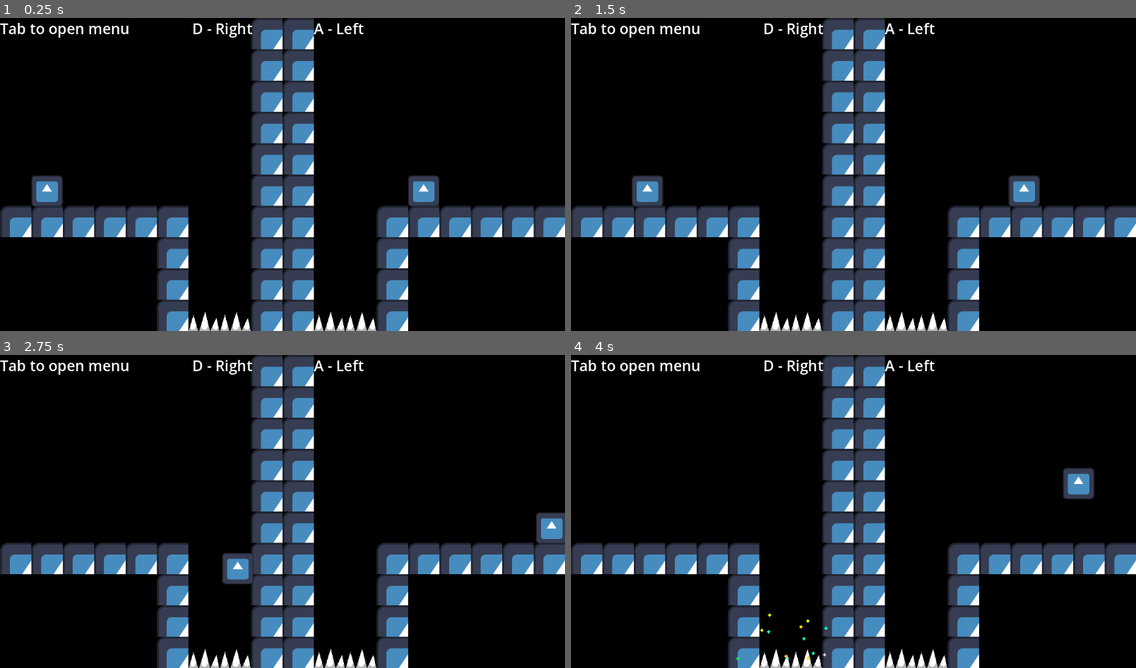
Above: before the commit, frames 1-4 (two rows, left to right).
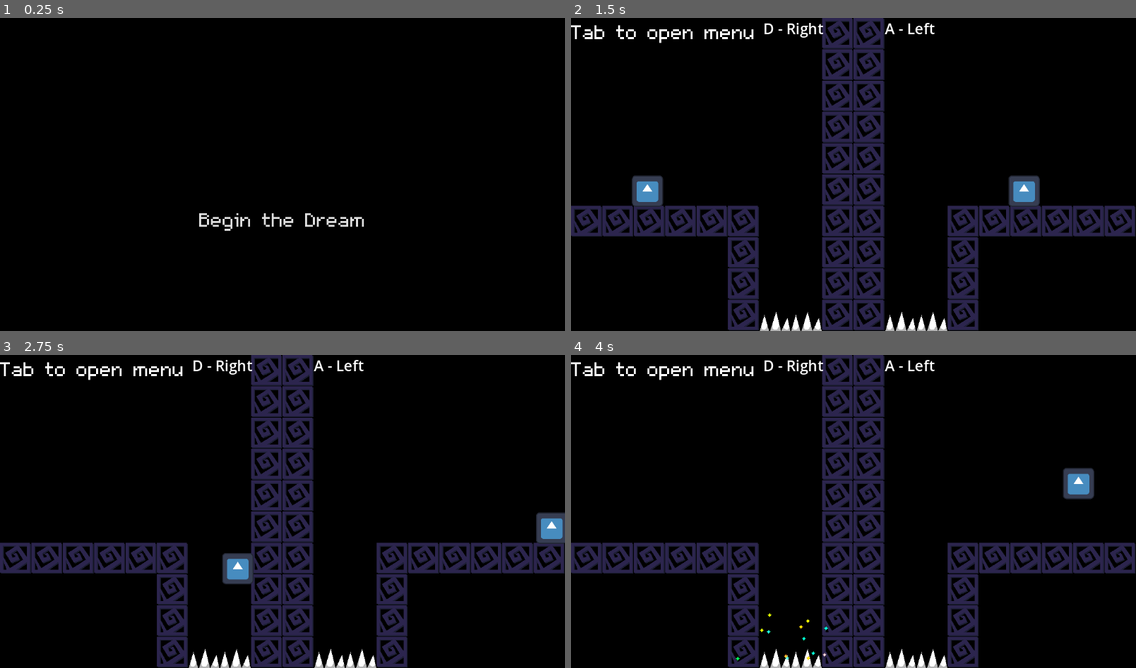
Above: after the commit, the same moments.

Repository: piksalchaos/Dreaming-Divergence
Game: Godot game, scene res://scenes/start_menu.tscn
Two runs of this game, one before a commit and one after it. Both use one fixed random seed, a clock stepped at 60 frames per second and the inputs below. Before the commit the project starts from res://scenes/levels/level_1.tscn. The engine's default icon, where the game draws it, is replaced by a stand-in: a white triangle on a blue panel in a dark square.
Inputs (mouse positions are in pixels of both pictures, inside the frame that each line leads up to):
- Up to frame 1 (0.25 s): no input
- Up to frame 2 (1.5 s): click (853, 218) at 0.5 s, where only the run after the commit has a clickable "Begin the Dream"; tap Enter at 1.25 s; hold D (move_right) from 1.28 s (still down)
- Up to frame 3 (2.75 s): keep holding D (move_right); tap Space (move_jump) at 1.52, 2.27 s
- Up to frame 4 (4 s): release D (move_right) at 2.78 s; hold A (move_left) 2.78-3.53 s; hold D (move_right) from 3.53 s (still down); tap Space (move_jump) at 3.77 s

The runs differ from the first frame. In frame 1, 24% of the frame differs, in the area x 0-100%, y 0-100%; in frame 2, 18%; in frame 3, 18%; in frame 4, 18%.

Commit message:
changed tileset and ui font

Diff:
--- a/project.godot
+++ b/project.godot
@@ -11,7 +11,7 @@
 [application]
 
 config/name="Counterspell"
-run/main_scene="res://scenes/levels/level_1.tscn"
+run/main_scene="res://scenes/start_menu.tscn"
 config/features=PackedStringArray("4.3", "GL Compatibility")
 config/icon="res://textures/icon.svg"
 
--- a/scenes/levels/level_1.tscn
+++ b/scenes/levels/level_1.tscn
@@ -13,7 +13,7 @@
 [sub_resource type="Theme" id="Theme_6ee5d"]
 default_font_size = 30
 
-[node name="TileMapLayer2" type="TileMapLayer"]
+[node name="TileMapLayer3" type="TileMapLayer"]
 tile_map_data = PackedByteArray("AAAAAP//AQAAAAAAAAD//wAAAQAAAAAAAAD/////AQAAAAAAAAABAP//AQAAAAAAAAD+/wAAAQAAAAAAAAD+// …(1648 unchanged characters)…
 tile_set = ExtResource("1_bl60q")
 script = ExtResource("2_at7rb")
--- a/scenes/levels/level_4.tscn
+++ b/scenes/levels/level_4.tscn
@@ -8,7 +8,7 @@
 [ext_resource type="PackedScene" uid="uid://bg1y0vwoau1i4" path="res://scenes/map_items/killbox.tscn" id="4_1xl4l"]
 [ext_resource type="PackedScene" uid="uid://gl6l8si3deyc" path="res://scenes/ui.tscn" id="6_g5xoj"]
 
-[node name="TileMapLayer2" type="TileMapLayer"]
+[node name="TileMapLayer3" type="TileMapLayer"]
 tile_map_data = PackedByteArray("AAADAAcAAQAAAAAAAAAEAAcAAQAAAAAAAAAFAAcAAQAAAAAAAAAGAAcAAQAAAAAAAAAJAAcAAQAAAAAAAAAKAA …(608 unchanged characters)…
 tile_set = ExtResource("1_pvr4h")
 script = ExtResource("2_15vnu")
--- a/scenes/levels/level_6.tscn
+++ b/scenes/levels/level_6.tscn
@@ -13,7 +13,6 @@
 tile_map_data = PackedByteArray("AAAPAP//AQAAAAAAAAAOAP//AQAAAAAAAAANAP//AQAAAAAAAAAMAP//AQAAAAAAAAALAP//AQAAAAAAAAAKAP …(1728 unchanged characters)…
 tile_set = ExtResource("1_c5hm7")
 script = ExtResource("2_4hn3g")
-next_scene = null
 
 [node name="Player" parent="." instance=ExtResource("3_t5mm2")]
 position = Vector2(32, 224)
--- a/scenes/tile_set.tres
+++ b/scenes/tile_set.tres
@@ -2,14 +2,14 @@
 
 [ext_resource type="PackedScene" uid="uid://du5mrnkg31ygw" path="res://scenes/map_items/conveyor_belt_left.tscn" id="1_g5u7b"]
 [ext_resource type="PackedScene" uid="uid://dww7j6esc1k68" path="res://scenes/map_items/conveyor_belt_right.tscn" id="2_ae46q"]
-[ext_resource type="Texture2D" uid="uid://dn6628dggx1f6" path="res://textures/icon.svg" id="2_u1bw7"]
+[ext_resource type="Texture2D" uid="uid://br3thbma73k5l" path="res://textures/tileset.png" id="3_hj0cv"]
 
 [sub_resource type="TileSetScenesCollectionSource" id="TileSetScenesCollectionSource_xp4yd"]
 scenes/1/scene = ExtResource("1_g5u7b")
 scenes/2/scene = ExtResource("2_ae46q")
 
 [sub_resource type="TileSetAtlasSource" id="TileSetAtlasSource_vvnfq"]
-texture = ExtResource("2_u1bw7")
+texture = ExtResource("3_hj0cv")
 texture_region_size = Vector2i(64, 64)
 0:0/0 = 0
 0:0/0/physics_layer_0/polygon_0/points = PackedVector2Array(-32, -32, 32, -32, 32, 32, -32, 32)
--- a/scenes/ui.tscn
+++ b/scenes/ui.tscn
@@ -1,14 +1,12 @@
 [gd_scene load_steps=5 format=3 uid="uid://gl6l8si3deyc"]
 
 [ext_resource type="Script" path="res://scripts/ui.gd" id="1_agjri"]
+[ext_resource type="Theme" path="res://font_theme.tres" id="2_fajy7"]
 
 [sub_resource type="Theme" id="Theme_40lfs"]
 default_font_size = 50
 
 [sub_resource type="Theme" id="Theme_adskm"]
-default_font_size = 30
-
-[sub_resource type="Theme" id="Theme_b0o0g"]
 default_font_size = 30
 
 [node name="UI" type="Control"]
@@ -60,5 +58,5 @@
 layout_mode = 0
 offset_right = 40.0
 offset_bottom = 23.0
-theme = SubResource("Theme_b0o0g")
+theme = ExtResource("2_fajy7")
 text = "Tab to open menu"
